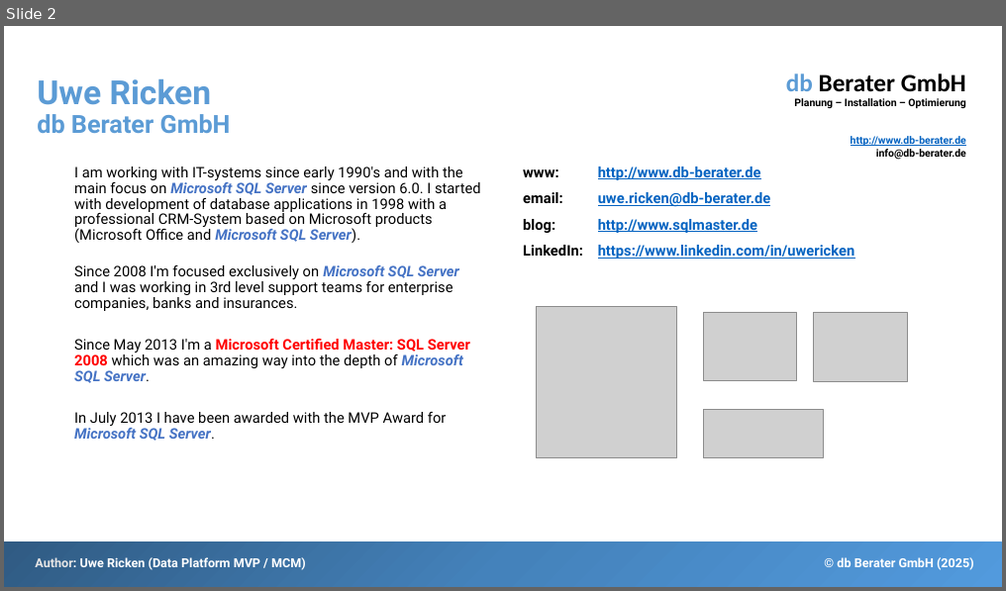
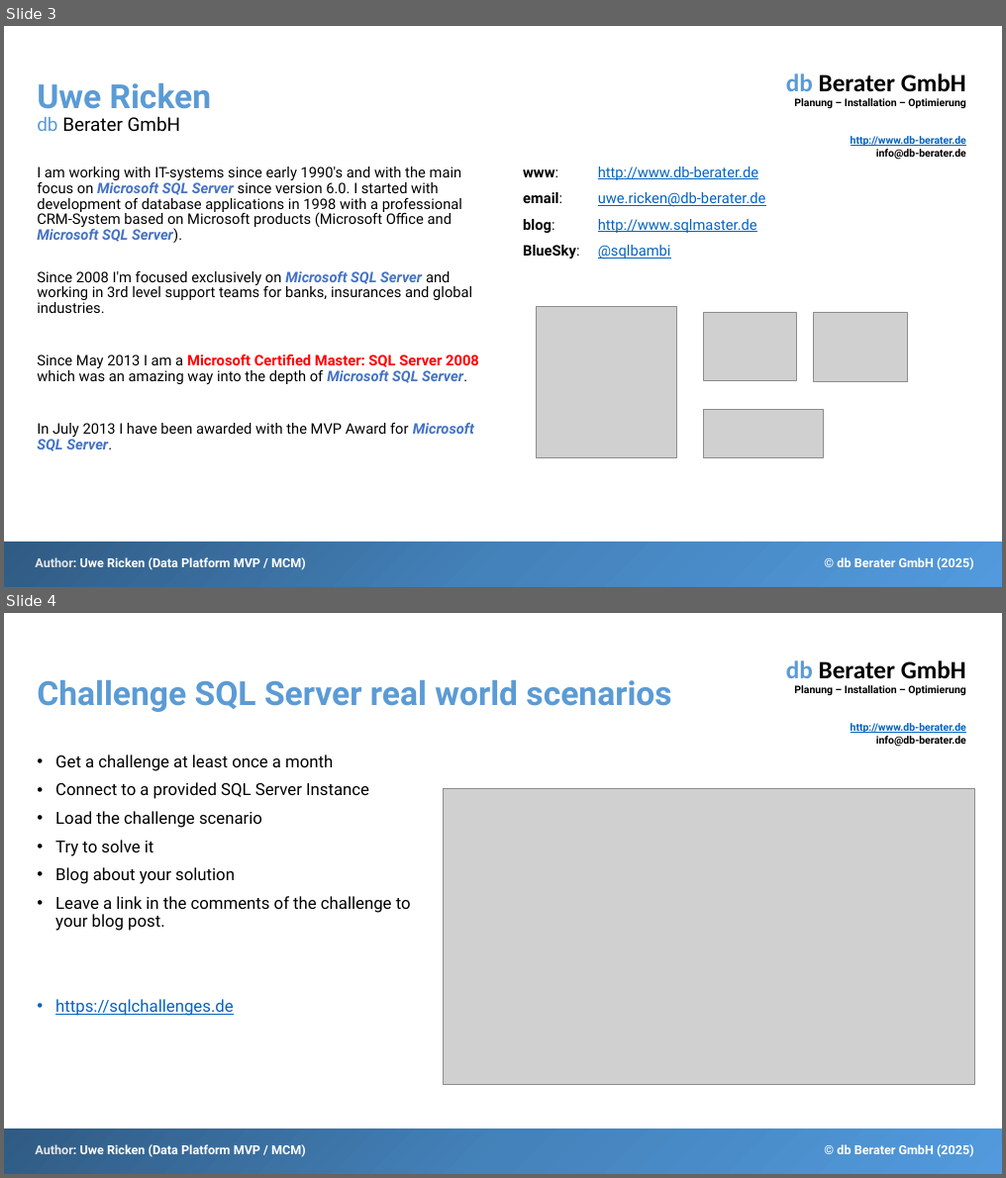
Before and after one commit to db-berater/Debunk-Myths-about-CTE, a slide deck: 01 - Documents and Preparation/Debunk Myths About CTE.pptx. Shown one above the other, each under a label of ours: slide 2 before the commit, slides 3 and 4 after it. The pictures are 1006x591 and 1006x1178 pixels, drawn with LibreOffice and Linux fonts; fonts in the diff are those of the drawing; grey boxes stand for pictures. Boxes give left, top, right and bottom in pixels: in the first picture for what was removed or moved away, otherwise in the second. Text is boxed around its words. In the diff, an @@ line names an element or a change of style, - is before the commit and + after.

```diff
--- a/01 - Documents and Preparation/Debunk Myths About CTE.pptx
+++ b/01 - Documents and Preparation/Debunk Myths About CTE.pptx
@@ slide 4 added at bbox=[4, 613, 1002, 1174], background #FFFFFF; not listed: 4 template elements that a slide beside it also shows @@
@@ title added at bbox=[37, 680, 671, 712], 32 pt, text #5B9BD5, bold @@
+Challenge SQL Server real world scenarios
@@ text added at bbox=[55, 755, 411, 1016], 16 pt, text #000000 @@
+• Get a challenge at least once a month
+• Connect to a provided SQL Server Instance
+• Load the challenge scenario
+• Try to solve it
+• Blog about your solution
+• Leave a link in the comments of the challenge to your blog post.
+• https://sqlchallenges.de
@@ picture added at bbox=[444, 789, 975, 1085] @@
@@ what was slide 2 is now slide 3 @@
@@ slide 3 changed as well @@
@@ title "Uwe Ricken db Berater GmbH" at bbox=[37, 83, 211, 132]: size 24 to 18 pt, bold off in "db Berater GmbH"; text colour #5B9BD5 to #000000 in "Berater GmbH" @@
@@ text at bbox=[37, 167, 474, 452]: list level 2 to 1 in "I am working with IT-systems ..."; list level 2 to 1 in "In July 2013 I have ..." @@
@@ text at bbox=[523, 167, 766, 233]: bold off in "www: http://www.db-berater.de", "email: uwe.ricken@db-berater.de", "blog: http://www.sqlmaster.de" @@
@@ text at bbox=[523, 245, 671, 260]: text changed; bold off @@
-LinkedIn: https://www.linkedin.com/in/uwericken
+BlueSky: @sqlbambi
@@ text at bbox=[37, 272, 479, 384]: text changed @@
-  Since 2008 I'm focused exclusively on Microsoft SQL Server and I was working in 3rd level support teams for enterprise companies, banks and insurances.
-  Since May 2013 I'm a Microsoft Certified Master: SQL Server 2008 which was an amazing way into the depth of Microsoft SQL Server.
+Since 2008 I'm focused exclusively on Microsoft SQL Server and working in 3rd level support teams for banks, insurances and global industries.
+Since May 2013 I am a Microsoft Certified Master: SQL Server 2008 which was an amazing way into the depth of Microsoft SQL Server.
```
Also in this commit, not shown: 1 other slide changed, 22 other slides added, 16 other files.
